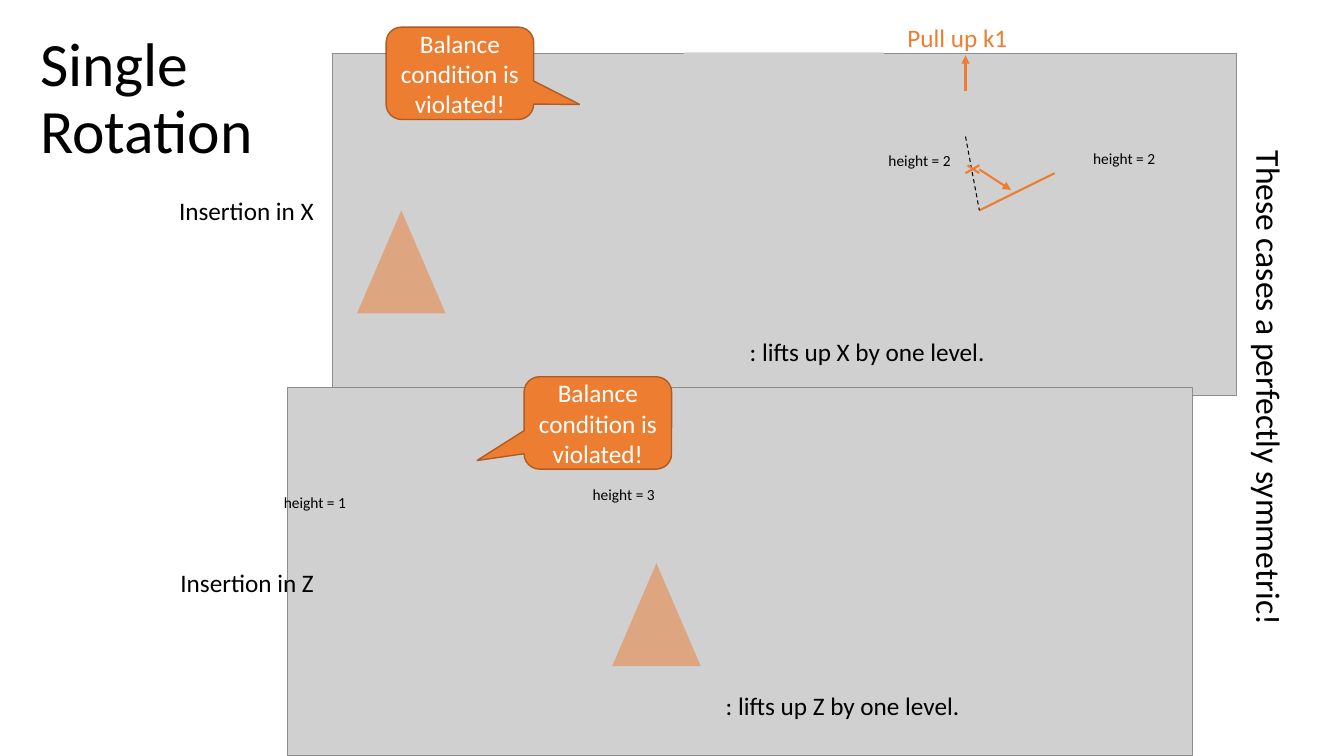
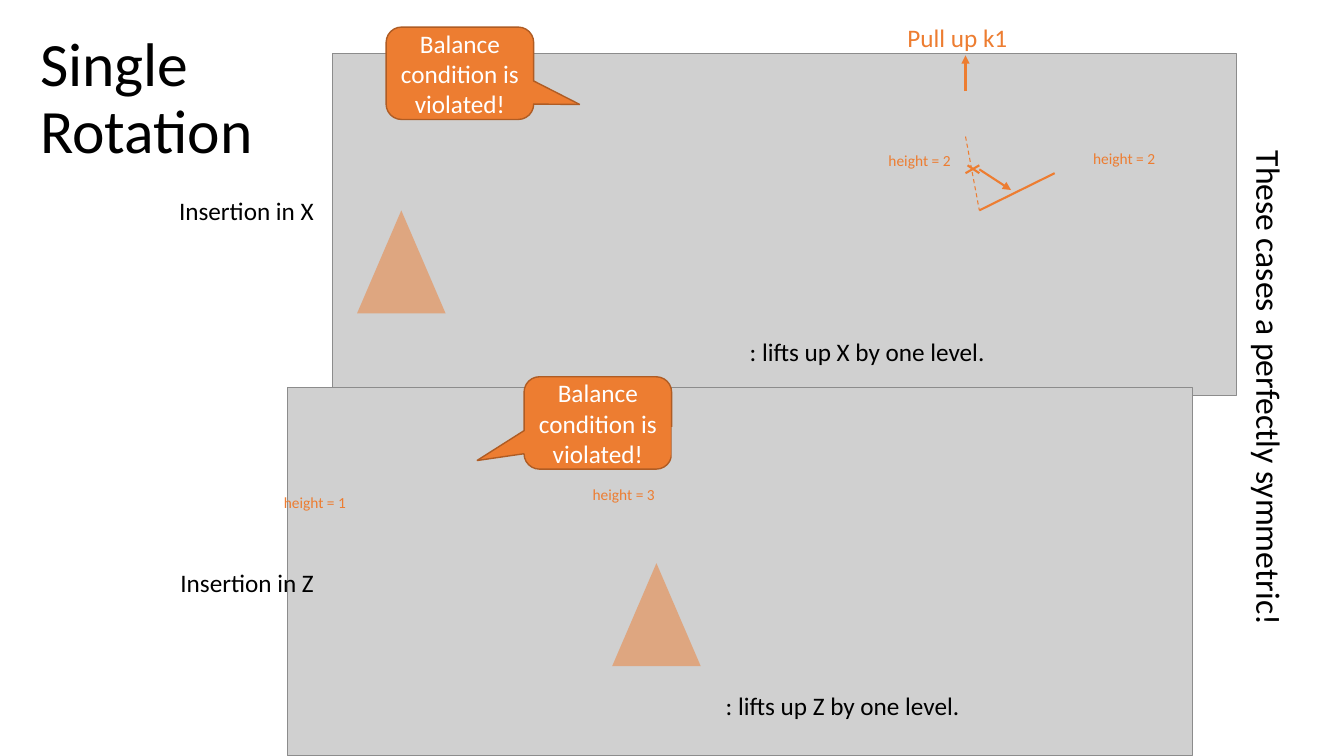
Before and after one commit to mhahsler/CS2341, a slide deck: slide 5 of Chapter4_Trees/slides/AVL_trees.pptx. Drawn at 1344x756 pixels with LibreOffice and Linux fonts; fonts in the diff are those of the drawing; grey boxes stand for pictures. Boxes give left, top, right and bottom in pixels: in the first picture for what was removed or moved away, otherwise in the second. Text is boxed around its words. In the diff, an @@ line names an element or a change of style, - is before the commit and + after.

```diff
--- a/Chapter4_Trees/slides/AVL_trees.pptx
+++ b/Chapter4_Trees/slides/AVL_trees.pptx
@@ picture: place and size @@
-picture at (684, 52, 884, 154)
+picture at (627, 60, 915, 132)
@@ line (966, 136) - (980, 211): stroke #000000 0.75 pt dashed to #ED7D31 0.75 pt dashed @@
@@ text colour #000000 to #ED7D31 in 4 elements at (284, 494, 346, 512), (888, 155, 951, 169), (593, 489, 655, 503), (1093, 153, 1155, 167) @@
@@ picture: place and size @@
-picture at (673, 429, 807, 500)
+picture at (671, 427, 851, 499)
```
Also in this commit, not shown: 6 other slides changed, 1 other file.
